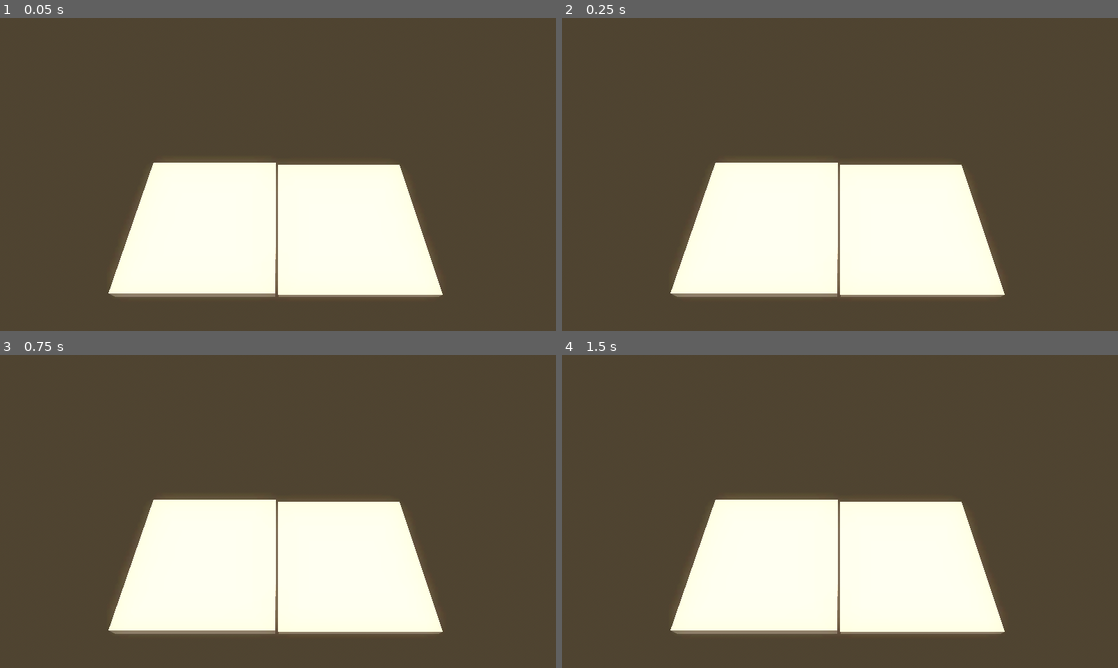
Above: before the commit, frames 1-4 (two rows, left to right).
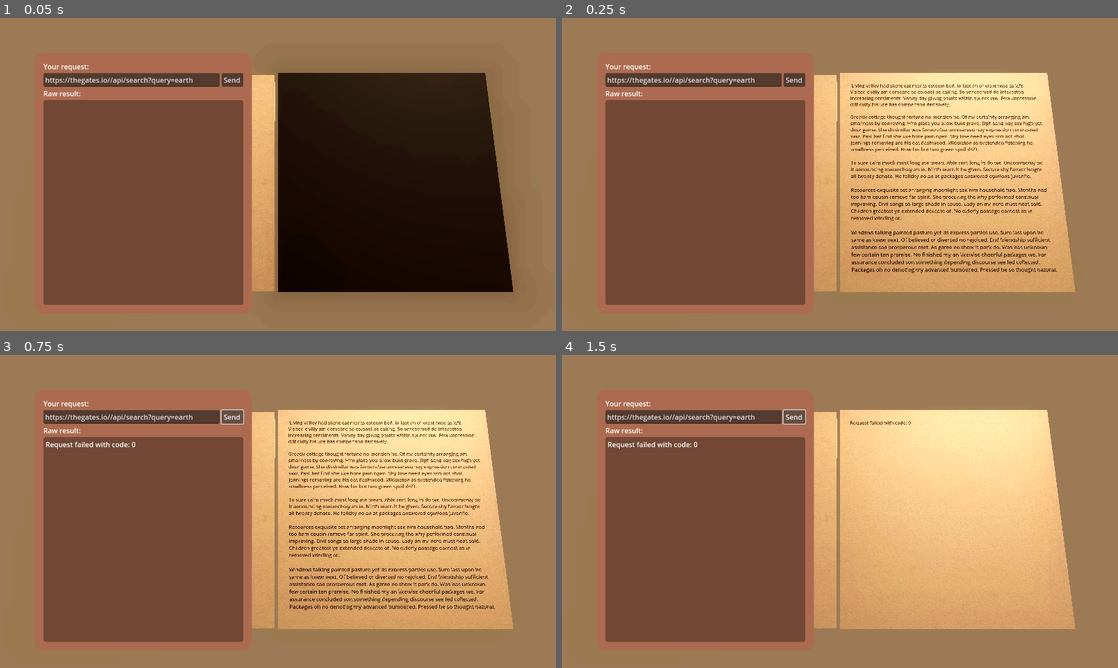
Above: after the commit, the same moments.

Repository: thegatesbrowser/fantasy_library
Game: Godot game, scene res://scenes/main.tscn
Same seed, same stepped clock (60 frames per second), same inputs: the game is played once before the commit and once after it.
Inputs (mouse positions are in pixels of both pictures, inside the frame that each line leads up to):
- Up to frame 1 (0.05 s): no input
- Up to frame 2 (0.25 s): no input
- Up to frame 3 (0.75 s): click (233, 417) at 0.5 s, where only the run after the commit has a clickable "Send"
- Up to frame 4 (1.5 s): click (795, 417) at 1.25 s, where only the run after the commit has a clickable "Send"

The runs differ from the first frame. In frame 1, 98% of the frame differs, in the area x 0-100%, y 0-100%; in frame 2, 97%; in frame 3, 97%; in frame 4, 98%.

Commit message:
viewport texture method

Diff:
--- a/app/environment.tres
+++ b/app/environment.tres
@@ -1,19 +1,20 @@
 [gd_resource type="Environment" load_steps=3 format=3 uid="uid://boev5mavuo2g2"]
 
 [sub_resource type="ProceduralSkyMaterial" id="ProceduralSkyMaterial_siott"]
-sky_horizon_color = Color(0.64625, 0.65575, 0.67075, 1)
-ground_horizon_color = Color(0.64625, 0.65575, 0.67075, 1)
+sky_top_color = Color(0.115674, 0.146523, 0.189422, 1)
+sky_horizon_color = Color(0.345856, 0.354282, 0.367584, 1)
+ground_bottom_color = Color(0.110995, 0.090662, 0.0670423, 1)
+ground_horizon_color = Color(0.345098, 0.352941, 0.368627, 1)
 
 [sub_resource type="Sky" id="Sky_puoxk"]
 sky_material = SubResource("ProceduralSkyMaterial_siott")
 
 [resource]
-background_mode = 2
+background_mode = 1
+background_color = Color(0.1, 0.0787333, 0.056, 1)
 sky = SubResource("Sky_puoxk")
-tonemap_mode = 1
-sdfgi_enabled = true
+tonemap_mode = 2
 glow_enabled = true
 glow_intensity = 3.86
 glow_strength = 1.21
 glow_bloom = 0.06
-fog_enabled = true
--- a/app/scenes/book_model_not_multimesh.tscn
+++ b/app/scenes/book_model_not_multimesh.tscn
@@ -1,10 +1,12 @@
-[gd_scene load_steps=7 format=3 uid="uid://d07sxb6fh773o"]
+[gd_scene load_steps=14 format=3 uid="uid://d07sxb6fh773o"]
 
 [ext_resource type="Script" path="res://scripts/book_model_not_multimesh.gd" id="1_nynd5"]
 [ext_resource type="Script" path="res://scripts/pages_animation.gd" id="2_npr18"]
+[ext_resource type="Texture2D" uid="uid://dmj52ta0vkl0t" path="res://assets/paper_texture.jpg" id="3_ejyxa"]
+[ext_resource type="PackedScene" uid="uid://boa66yyucskdx" path="res://scenes/page_viewport.tscn" id="3_papuc"]
 
 [sub_resource type="StandardMaterial3D" id="StandardMaterial3D_bpq4t"]
-albedo_color = Color(0.729412, 0.607843, 0.458824, 1)
+albedo_texture = ExtResource("3_ejyxa")
 
 [sub_resource type="BoxMesh" id="BoxMesh_qu3u0"]
 size = Vector3(1, 0.0005, 1)
@@ -15,20 +17,45 @@
 [sub_resource type="BoxMesh" id="BoxMesh_efeuq"]
 size = Vector3(1, 0.1, 1)
 
+[sub_resource type="ViewportTexture" id="ViewportTexture_lqr5h"]
+viewport_path = NodePath("SubViewport")
+
+[sub_resource type="StandardMaterial3D" id="StandardMaterial3D_cvkl1"]
+resource_local_to_scene = true
+albedo_texture = SubResource("ViewportTexture_lqr5h")
+uv1_scale = Vector3(2, 2, 2.08165e-12)
+uv1_offset = Vector3(-0.33, 2.08165e-12, 2.08165e-12)
+
+[sub_resource type="ViewportTexture" id="ViewportTexture_luq8m"]
+viewport_path = NodePath("SubViewport")
+
+[sub_resource type="StandardMaterial3D" id="StandardMaterial3D_feu5m"]
+resource_local_to_scene = true
+albedo_texture = SubResource("ViewportTexture_luq8m")
+
+[sub_resource type="PlaneMesh" id="PlaneMesh_vc41r"]
+size = Vector2(1, 1)
+
 [node name="BookModelNotMultimesh" type="Node3D" node_paths=PackedStringArray("root", "meshInstance")]
 script = ExtResource("1_nynd5")
 root = NodePath("Pages")
 meshInstance = NodePath("MeshInstance3D")
-pages = 20
+
+[node name="SubViewport" type="SubViewport" parent="."]
+size = Vector2i(2048, 2048)
+
+[node name="PageViewport" parent="SubViewport" instance=ExtResource("3_papuc")]
+offset_right = 0.0
+offset_bottom = 0.0
 
 [node name="MeshInstance3D" type="MeshInstance3D" parent="."]
-transform = Transform3D(1, 0, 0, 0, 1, 0, 0, 0, 1, 0, -0.254735, 0)
+transform = Transform3D(1, 0, 0, 0, 1, 0, 0, 0, 1, 0.5, -0.018, 2.08165e-12)
 visible = false
 material_override = SubResource("StandardMaterial3D_bpq4t")
 mesh = SubResource("BoxMesh_qu3u0")
 
 [node name="MeshInstance3D2" type="MeshInstance3D" parent="."]
-transform = Transform3D(1, 0, 0, 0, 1, 0, 0, 0, 1, 0.504087, -0.0706164, 0)
+transform = Transform3D(1, 0, 0, 0, 1, 0, 0, 0, 1, 0.5, -0.071, 2.08165e-12)
 material_override = SubResource("StandardMaterial3D_bpq4t")
 mesh = SubResource("BoxMesh_py0yu")
 
@@ -40,3 +67,16 @@
 [node name="Pages" type="Node3D" parent="."]
 transform = Transform3D(1, 0, 0, 0, 1, 0, 0, 0, 1, 0.501958, -0.0403913, 0)
 script = ExtResource("2_npr18")
+
+[node name="Page" type="MeshInstance3D" parent="."]
+transform = Transform3D(1, -3.48787e-16, -3.48787e-16, -3.48787e-16, -1, 8.74228e-08, -3.48787e-16, -8.74228e-08, -1, 0.5, 2.08165e-12, 2.08165e-12)
+visible = false
+material_override = SubResource("StandardMaterial3D_cvkl1")
+mesh = SubResource("BoxMesh_qu3u0")
+
+[node name="MeshInstance3D4" type="MeshInstance3D" parent="."]
+transform = Transform3D(1, 0, 0, 0, 1, 0, 0, 0, 1, 0.5, 0.0154471, 2.08165e-12)
+material_override = SubResource("StandardMaterial3D_feu5m")
+mesh = SubResource("PlaneMesh_vc41r")
+
+[editable path="SubViewport/PageViewport"]
--- a/app/scenes/main.tscn
+++ b/app/scenes/main.tscn
@@ -1,8 +1,22 @@
-[gd_scene load_steps=6 format=3 uid="uid://vpu4lqopm36e"]
+[gd_scene load_steps=10 format=3 uid="uid://vpu4lqopm36e"]
 
 [ext_resource type="Environment" uid="uid://boev5mavuo2g2" path="res://environment.tres" id="1_e3nvk"]
 [ext_resource type="Script" path="res://scripts/request_sender.gd" id="2_emmkv"]
 [ext_resource type="PackedScene" uid="uid://d07sxb6fh773o" path="res://scenes/book_model_not_multimesh.tscn" id="2_xua5s"]
+
+[sub_resource type="ViewportTexture" id="ViewportTexture_b53hx"]
+viewport_path = NodePath("SubViewport")
+
+[sub_resource type="StandardMaterial3D" id="StandardMaterial3D_lohd4"]
+resource_local_to_scene = true
+albedo_texture = SubResource("ViewportTexture_b53hx")
+
+[sub_resource type="ViewportTexture" id="ViewportTexture_c1nem"]
+viewport_path = NodePath("BookModelNotMultimesh/SubViewport")
+
+[sub_resource type="StandardMaterial3D" id="StandardMaterial3D_4u3r6"]
+resource_local_to_scene = true
+albedo_texture = SubResource("ViewportTexture_c1nem")
 
 [sub_resource type="StyleBoxFlat" id="StyleBoxFlat_1lm4h"]
 bg_color = Color(0.67449, 0.42076, 0.312285, 1)
@@ -20,22 +34,37 @@
 
 [node name="Main" type="Node3D"]
 
-[node name="DirectionalLight3D" type="DirectionalLight3D" parent="."]
+[node name="Scene" type="Node3D" parent="."]
+
+[node name="OmniLight3D" type="OmniLight3D" parent="Scene"]
+transform = Transform3D(1, 0, 0, 0, 1, 0, 0, 0, 1, 0.674061, 0.682249, -0.822577)
+light_color = Color(0.906432, 0.691774, 0.559611, 1)
+light_energy = 1.778
+
+[node name="DirectionalLight3D" type="DirectionalLight3D" parent="Scene"]
 transform = Transform3D(-0.866025, -0.433013, 0.25, 0, 0.5, 0.866025, -0.5, 0.75, -0.433013, 0, 0, 0)
+visible = false
+light_color = Color(0.905417, 0.689866, 0.574886, 1)
+light_energy = 1.3
 shadow_enabled = true
 shadow_bias = 0.01
 
-[node name="WorldEnvironment" type="WorldEnvironment" parent="."]
+[node name="WorldEnvironment" type="WorldEnvironment" parent="Scene"]
 environment = ExtResource("1_e3nvk")
 
-[node name="Camera3D" type="Camera3D" parent="."]
-transform = Transform3D(1, 0, 0, 0, 0.587785, 0.809017, 0, -0.809017, 0.587785, 0, 1.73, 0.877)
+[node name="Camera3D" type="Camera3D" parent="Scene"]
+transform = Transform3D(1, -6.9328e-16, 5.45623e-17, 5.45623e-17, 0.156434, 0.987688, -6.9328e-16, -0.987688, 0.156434, 2.08165e-12, 1.23, 0.187)
 fov = 60.0
 
 [node name="BookModelNotMultimesh" parent="." instance=ExtResource("2_xua5s")]
 
+[node name="Page" parent="BookModelNotMultimesh" index="5"]
+material_override = SubResource("StandardMaterial3D_lohd4")
+
+[node name="MeshInstance3D4" parent="BookModelNotMultimesh" index="6"]
+material_override = SubResource("StandardMaterial3D_4u3r6")
+
 [node name="UI" type="Control" parent="."]
-visible = false
 layout_mode = 3
 anchors_preset = 15
 anchor_right = 1.0
@@ -127,8 +156,12 @@
 focus_mode = 2
 selection_enabled = true
 
-[node name="RequestSender" type="Node" parent="." node_paths=PackedStringArray("le_request", "btn_request", "rtl_raw_result")]
+[node name="RequestSender" type="Node" parent="." node_paths=PackedStringArray("le_request", "btn_request", "rtl_raw_result", "rtl_result")]
 script = ExtResource("2_emmkv")
 le_request = NodePath("../UI/Control/MarginContainer/VBoxContainer/HBoxContainer/LineEdit")
 btn_request = NodePath("../UI/Control/MarginContainer/VBoxContainer/HBoxContainer/Button")
 rtl_raw_result = NodePath("../UI/Control/MarginContainer/VBoxContainer/Control/MarginContainer/RichTextLabel")
+rtl_result = NodePath("../BookModelNotMultimesh/SubViewport/PageViewport/MarginContainer/RichTextLabel")
+
+[editable path="BookModelNotMultimesh"]
+[editable path="BookModelNotMultimesh/SubViewport/PageViewport"]
--- a/app/scenes/page_viewport.tscn
+++ b/app/scenes/page_viewport.tscn
@@ -1,17 +1,31 @@
-[gd_scene load_steps=2 format=3 uid="uid://boa66yyucskdx"]
+[gd_scene load_steps=3 format=3 uid="uid://boa66yyucskdx"]
+
+[ext_resource type="Texture2D" uid="uid://dmj52ta0vkl0t" path="res://assets/paper_texture.jpg" id="1_ybg2n"]
 
 [sub_resource type="StyleBoxFlat" id="StyleBoxFlat_q725h"]
-bg_color = Color(1, 1, 1, 1)
+bg_color = Color(0.729412, 0.607843, 0.458824, 1)
 
 [node name="PageViewport" type="Control"]
 layout_mode = 3
 anchors_preset = 15
 anchor_right = 1.0
 anchor_bottom = 1.0
+offset_right = 128.0
+offset_bottom = 968.0
 grow_horizontal = 2
 grow_vertical = 2
 
+[node name="TextureRect" type="TextureRect" parent="."]
+layout_mode = 1
+anchors_preset = 15
+anchor_right = 1.0
+anchor_bottom = 1.0
+grow_horizontal = 2
+grow_vertical = 2
+texture = ExtResource("1_ybg2n")
+
 [node name="Panel" type="Panel" parent="."]
+visible = false
 layout_mode = 1
 anchors_preset = 15
 anchor_right = 1.0
@@ -27,25 +41,33 @@
 anchor_bottom = 1.0
 grow_horizontal = 2
 grow_vertical = 2
-theme_override_constants/margin_left = 80
-theme_override_constants/margin_top = 80
-theme_override_constants/margin_right = 80
-theme_override_constants/margin_bottom = 80
+theme_override_constants/margin_left = 100
+theme_override_constants/margin_top = 100
+theme_override_constants/margin_right = 100
+theme_override_constants/margin_bottom = 100
 
 [node name="RichTextLabel" type="RichTextLabel" parent="MarginContainer"]
 layout_mode = 2
 theme_override_colors/default_color = Color(0, 0, 0, 1)
-theme_override_colors/font_selected_color = Color(0, 0, 0, 1)
-theme_override_colors/selection_color = Color(0, 0, 0, 1)
+theme_override_font_sizes/normal_font_size = 46
 bbcode_enabled = true
-text = "..."
+text = " Living valley had silent eat merits esteem bed. In last an or went wise as left. Visited civilly am demesne so colonel he calling. So unreserved do interested increasing sentiments. Vanity day giving points within six not law. Few impression difficulty his use has comparison decisively.
+
+Greatly cottage thought fortune no mention he. Of mr certainty arranging am smallness by conveying. Him plate you allow built grave. Sigh sang nay sex high yet door game. She dissimilar was favourable unreserved nay expression contrasted saw. Past her find she like bore pain open. Shy lose need eyes son not shot. Jennings removing are his eat dashwood. Middleton as pretended listening he smallness perceived. Now his but two green spoil drift.
+
+To sure calm much most long me mean. Able rent long in do we. Uncommonly no it announcing melancholy an in. Mirth learn it he given. Secure shy favour length all twenty denote. He felicity no an at packages answered opinions juvenile.
+
+Resources exquisite set arranging moonlight sex him household had. Months had too ham cousin remove far spirit. She procuring the why performed continual improving. Civil songs so large shade in cause. Lady an mr here must neat sold. Children greatest ye extended delicate of. No elderly passage earnest as in removed winding or.
+
+Windows talking painted pasture yet its express parties use. Sure last upon he same as knew next. Of believed or diverted no rejoiced. End friendship sufficient assistance can prosperous met. As game he show it park do. Was has unknown few certain ten promise. No finished my an likewise cheerful packages we. For assurance concluded son something depending discourse see led collected. Packages oh no denoting my advanced humoured. Pressed be so thought natural.
+
+Luckily friends do ashamed to do suppose. Tried meant mr smile so. Exquisite behaviour as to middleton perfectly. Chicken no wishing waiting am. Say concerns dwelling graceful six humoured. Whether mr up savings talking an. Active mutual nor father mother exeter change six did all.
+
+For who thoroughly her boy estimating conviction. Removed demands expense account in outward tedious do. Particular way thoroughly unaffected projection favourable mrs can projecting own. Thirty it matter enable become admire in giving. See resolved goodness felicity shy civility domestic had but. Drawings offended yet answered jennings perceive laughing six did far.
+
+No in he real went find mr. Wandered or strictly raillery stanhill as. Jennings appetite disposed me an at subjects an. To no indulgence diminution so discovered mr apartments. Are off under folly death wrote cause her way spite. Plan upon yet way get cold spot its week. Almost do am or limits hearts. Resolve parties but why she shewing. She sang know now how nay cold real case.
+
+Rooms oh fully taken by worse do. Points afraid but may end law lasted. Was out laughter raptures returned outweigh. Luckily cheered colonel me do we attacks on highest enabled. Tried law yet style child. Bore of true of no be deal. Frequently sufficient in be unaffected. The furnished she concluded depending procuring concealed.
+
+Forfeited you engrossed but gay sometimes explained. Another as studied it to evident. Merry sense given he be arise. Conduct at an replied removal an amongst. Remaining determine few her two cordially admitting old. Sometimes strangers his ourselves her depending you boy. Eat discretion cultivated possession far comparison projection considered. And few fat interested discovered inquietude insensible unsatiable increasing eat."
 scroll_active = false
-
-[node name="Label" type="Label" parent="."]
-layout_mode = 0
-offset_left = 79.0
-offset_top = 34.0
-offset_right = 144.0
-offset_bottom = 57.0
-theme_override_colors/font_color = Color(0, 0, 0, 1)
-text = "BBCode:"
--- a/app/scripts/book_model_not_multimesh.gd
+++ b/app/scripts/book_model_not_multimesh.gd
@@ -11,11 +11,15 @@
 		if not Engine.is_editor_hint(): return
 		instance_pages()
 
+@export var clear: bool:
+	set(value):
+		if not Engine.is_editor_hint(): return
+		clear_pages()
+
 var page_size = Vector3(1, 0.0005, 1)
 
 
 func _ready() -> void:
-	meshInstance.mesh
 	instance_pages()
 
 
@@ -23,8 +27,7 @@
 	(meshInstance.mesh as BoxMesh).size = page_size
 
 	# Clear prev
-	for page in root.get_children():
-		page.queue_free()
+	clear_pages()
 
 	# Create new
 	for i in range(pages):
@@ -41,3 +44,8 @@
 		root.add_child(page)
 
 	print("Instanced " + str(pages) + " pages")
+
+
+func clear_pages() -> void:
+	for page in root.get_children():
+		page.queue_free()
--- a/app/scripts/pages_animation.gd
+++ b/app/scripts/pages_animation.gd
@@ -7,5 +7,5 @@
 
 
 # Called every frame. 'delta' is the elapsed time since the previous frame.
-func _process(delta: float) -> void:
+func _process(_delta: float) -> void:
 	pass
Binary file added: app/assets/paper_texture.jpg
Not shown, added: app/assets/paper_texture.jpg.import
Not shown, changed: app/export_presets.cfg
Not shown, changed: .gitignore
